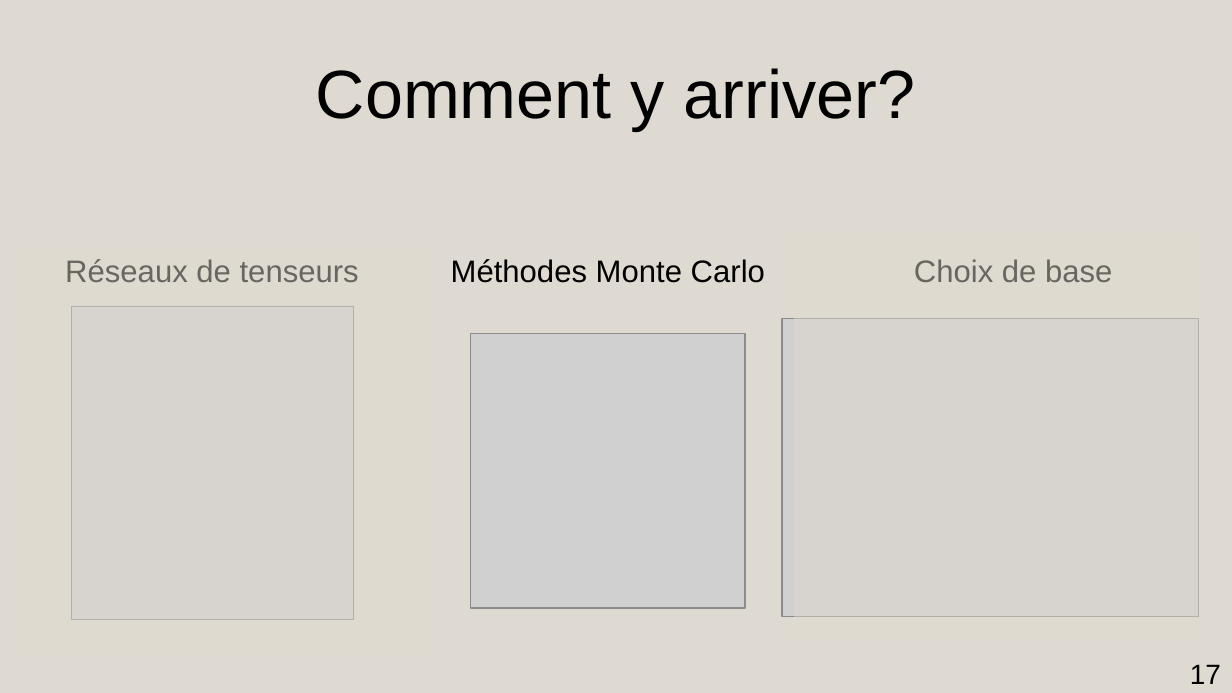
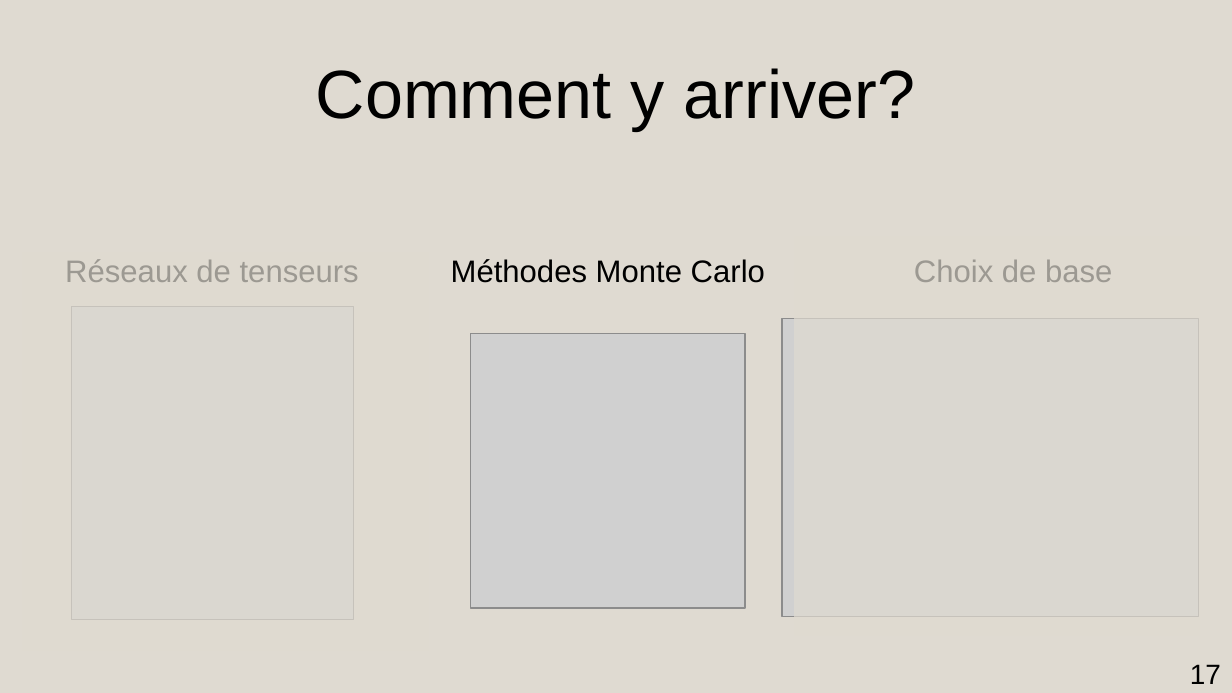
Before and after one commit to AmdaU/presentations, a slide deck: slide 17 of Seminaire/Seminaire.odp. Drawn at 1232x693 pixels with LibreOffice and Linux fonts; fonts in the diff are those of the drawing; grey boxes stand for pictures. Boxes give left, top, right and bottom in pixels: in the first picture for what was removed or moved away, otherwise in the second. Text is boxed around its words. In the diff, an @@ line names an element or a change of style, - is before the commit and + after.

```diff
--- a/Seminaire/Seminaire.odp
+++ b/Seminaire/Seminaire.odp
@@ rectangle at <box>795,237,1201,636</box>: fill #DFDAD0 at 47% opacity to #DFDAD0 at 70% opacity @@
@@ rectangle at <box>22,253,428,652</box>: fill #DFDAD0 at 47% opacity to #DFDAD0 at 70% opacity @@
```
Also in this commit, not shown: 3 other slides changed, 6 slides added, 5 slides removed, 50 other files.
